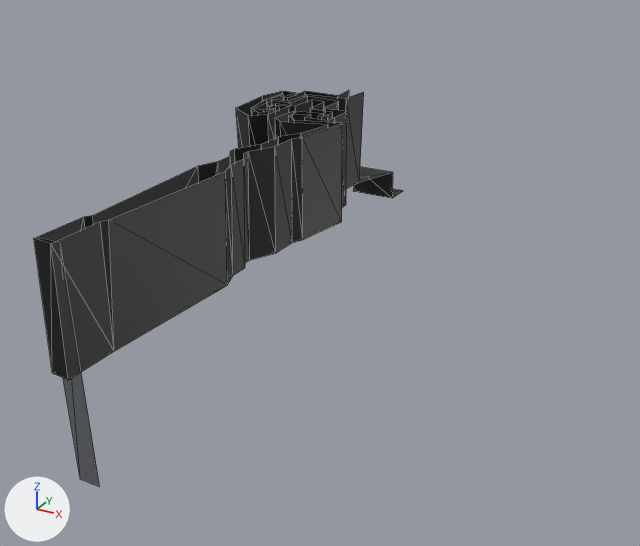
An edit to the glTF model levels/bedw/3/Map.glb, drawn before and after from the same camera.
One viewpoint serves both versions: a 50 mm lens placed at (589.0, -1074.0, 186.0), pointed at (299.0, -547.0, -77.0). Every picture has the same lights, and +X, +Y and +Z are marked at lower left. Mesh edges are drawn as thin lines. Where no turn or scale is listed for an object, it has been applied to the vertices. Vertices at the same position are counted once.
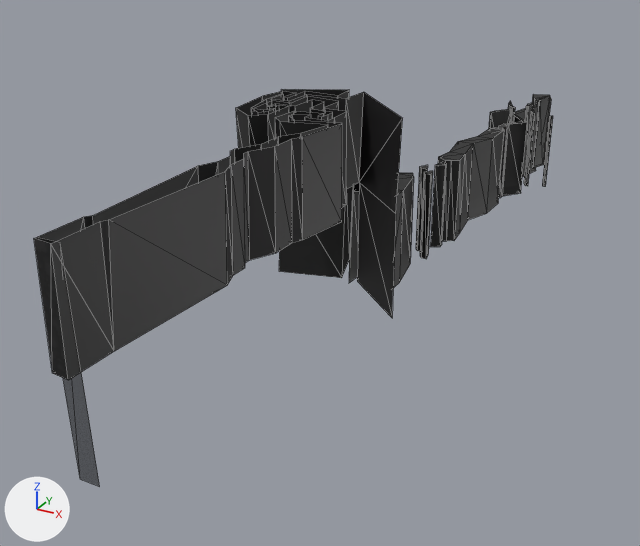
Edits to the bpy script that builds the scene:
```text
Change me_cube:
    used by ob_cube; location = (0.0, 0.0, 0.2)
    remove me_cube.from_pydata(...)  # 166 vertices, 240 faces; spans x 288.0..363.0, y -847.0..-509.0, z -17.0..63.0
    add me_cube.from_pydata(...)  # 332 vertices, 502 faces; spans x 277.0..383.0, y -847.0..-149.0, z -88.0..63.0
    me_cube part 1
    94 vertices are added at x 277.0..383.0, y -595.0..-149.0, z -88.0..59.0
    72 new vertices lie (0.0, 0.0, 69.0) away from vertices in x 334.0..383.0, y -467.0..-149.0, z -85.0..-74.0
    262 new faces join them
```

Location of each change, [x1, y1, x2, y2] in pixels of the pictures (640 x 546 px):
'Cube', reshaped (41% wider): before [34, 90, 402, 380]; after [34, 89, 553, 380]
part 1 of me_cube, added (black): after [279, 89, 553, 318]
